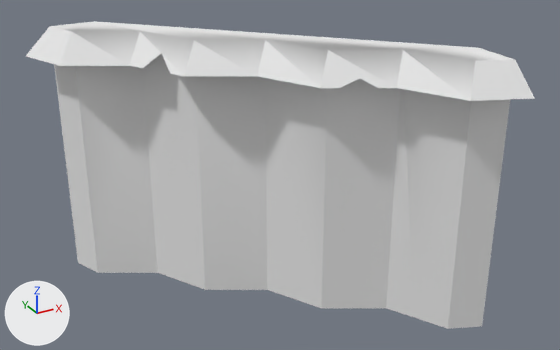
The OBJ model DynamicLab/Assets/Nature Kit/Models/OBJ format/cliff_topDiagonal_rock.obj, before and after one commit.
The view is the same before and after, from a 50 mm camera at (-1.295, -2.4, 1.648) aimed at (-0.063, -0.16, 0.528). The axes (+X, +Y, +Z) are drawn at lower left. The lights are the same throughout. The picture after the commit comes second. Where no turn or scale is listed for an object, it has been applied to the vertices.

Objects in the first picture: 'cliff_topDiagonal_rock'.
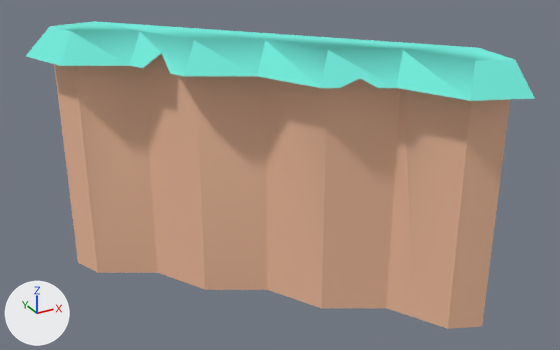
What differs and where, as boxes [x1, y1, x2, y2] in the pictures (560 x 350 px):
'cliff_topDiagonal_rock', recoloured (white to beige)
    both: [26, 21, 535, 329]

What the commit changed:
Material 'grass' (mat_grass) changes colour from white #e7e7e7 to cyan #73eddd; in linear values from (0.8, 0.8, 0.8) to (0.173, 0.847, 0.722).
Material 'dirt' (mat_dirt) changes colour from white #e7e7e7 to beige #f2be9e; in linear values from (0.8, 0.8, 0.8) to (0.886, 0.514, 0.341).
